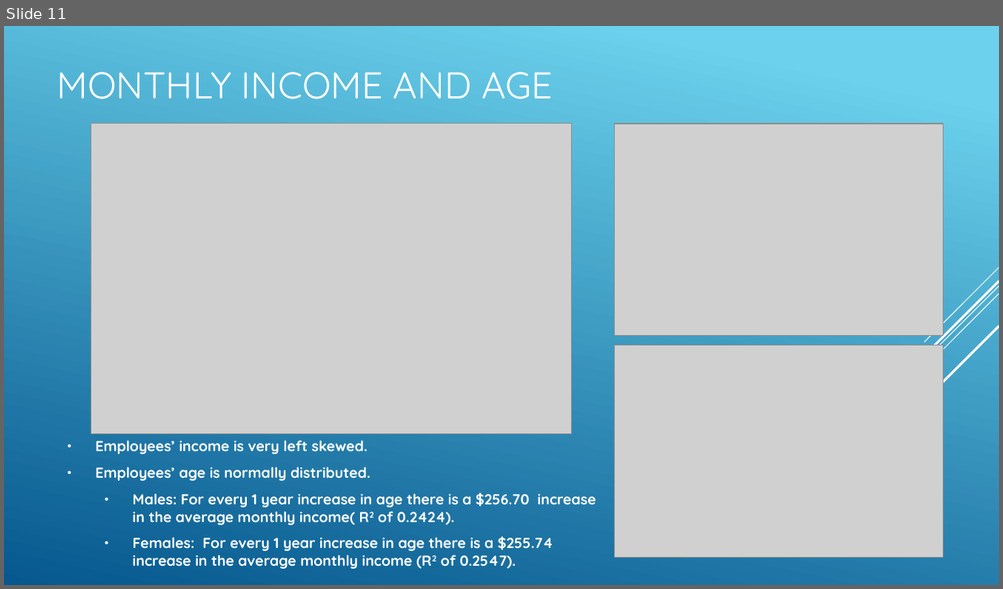
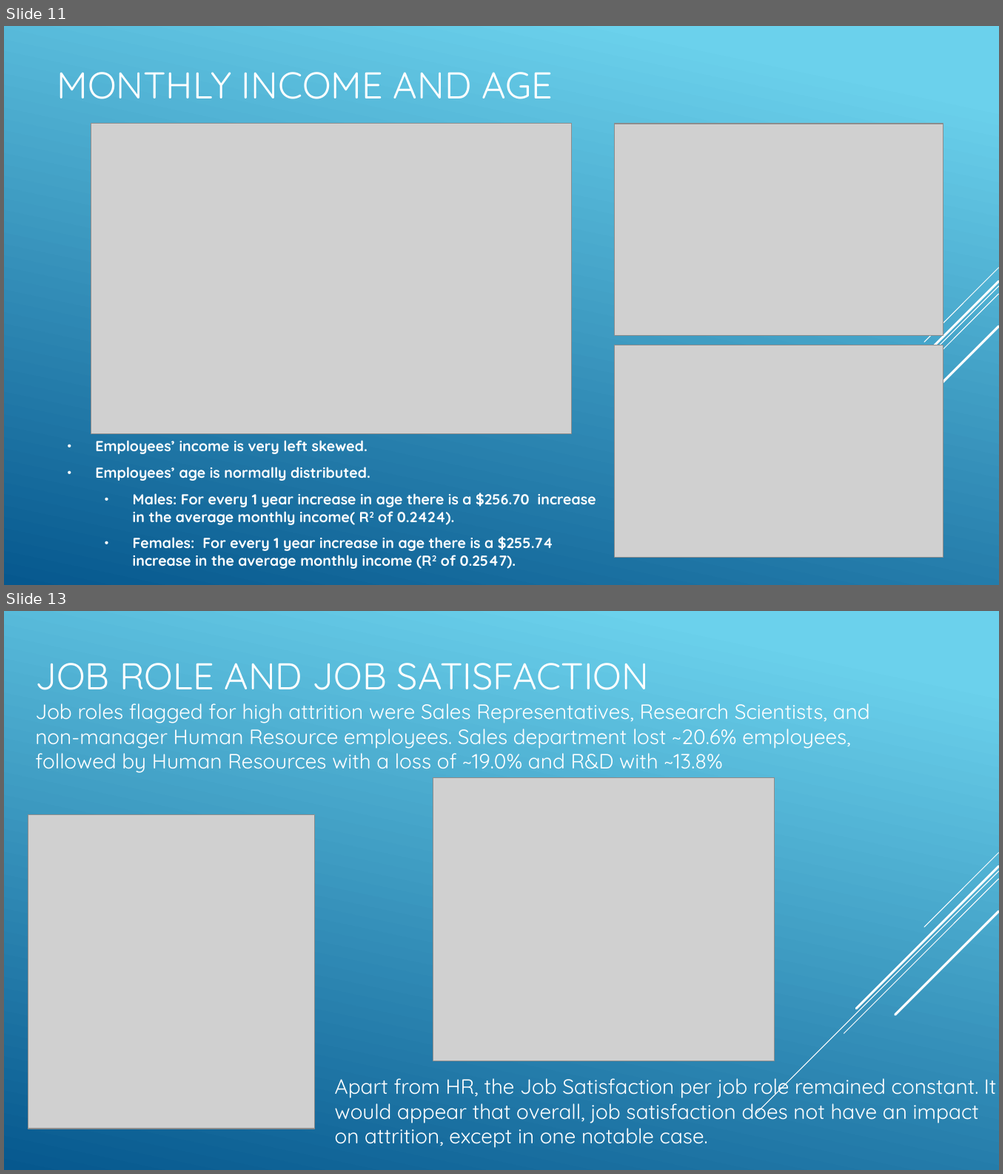
Before and after one commit to R-Chandna/MSDS6306_CaseStudy_2, a slide deck: Attrition_Case_Study_2_pptx_TAJAR_IP.pptx. Shown one above the other, each under a label of ours: slide 11 before the commit, slides 11 and 13 after it; the slides between them are not shown. The pictures are 1003x589 and 1003x1174 pixels, drawn with LibreOffice and Linux fonts; fonts in the diff are those of the drawing; grey boxes stand for pictures. Boxes give left, top, right and bottom in pixels: in the first picture for what was removed or moved away, otherwise in the second. Text is boxed around its words. In the diff, an @@ line names an element or a change of style, - is before the commit and + after.

```diff
--- a/Attrition_Case_Study_2_pptx_TAJAR_IP.pptx
+++ b/Attrition_Case_Study_2_pptx_TAJAR_IP.pptx
@@ slide 13 added at [4, 611, 999, 1170], background gradient #6ED2EB to #06588E; not listed: 5 template elements that a slide beside it also shows @@
@@ title added at [35, 663, 649, 690], 36 pt, text #FFFFFF @@
+JOB ROLE AND JOB SATISFACTION
@@ text added at [35, 703, 870, 773], 20 pt, text #FFFFFF @@
+Job roles flagged for high attrition were Sales Representatives, Research Scientists, and non-manager Human Resource employees. Sales department lost ~20.6% employees, followed by Human Resources with a loss of ~19.0% and R&D with ~13.8%
@@ picture added at [433, 778, 774, 1061] @@
@@ picture added at [28, 815, 315, 1130] @@
@@ text added at [335, 1073, 996, 1148], 20 pt, text #FFFFFF @@
+Apart from HR, the Job Satisfaction per job role remained constant. It would appear that overall, job satisfaction does not have an impact on attrition, except in one notable case.
```
Also in this commit, not shown: 3 slides changed, 2 other slides added, 1 slide removed, 1 other file.
